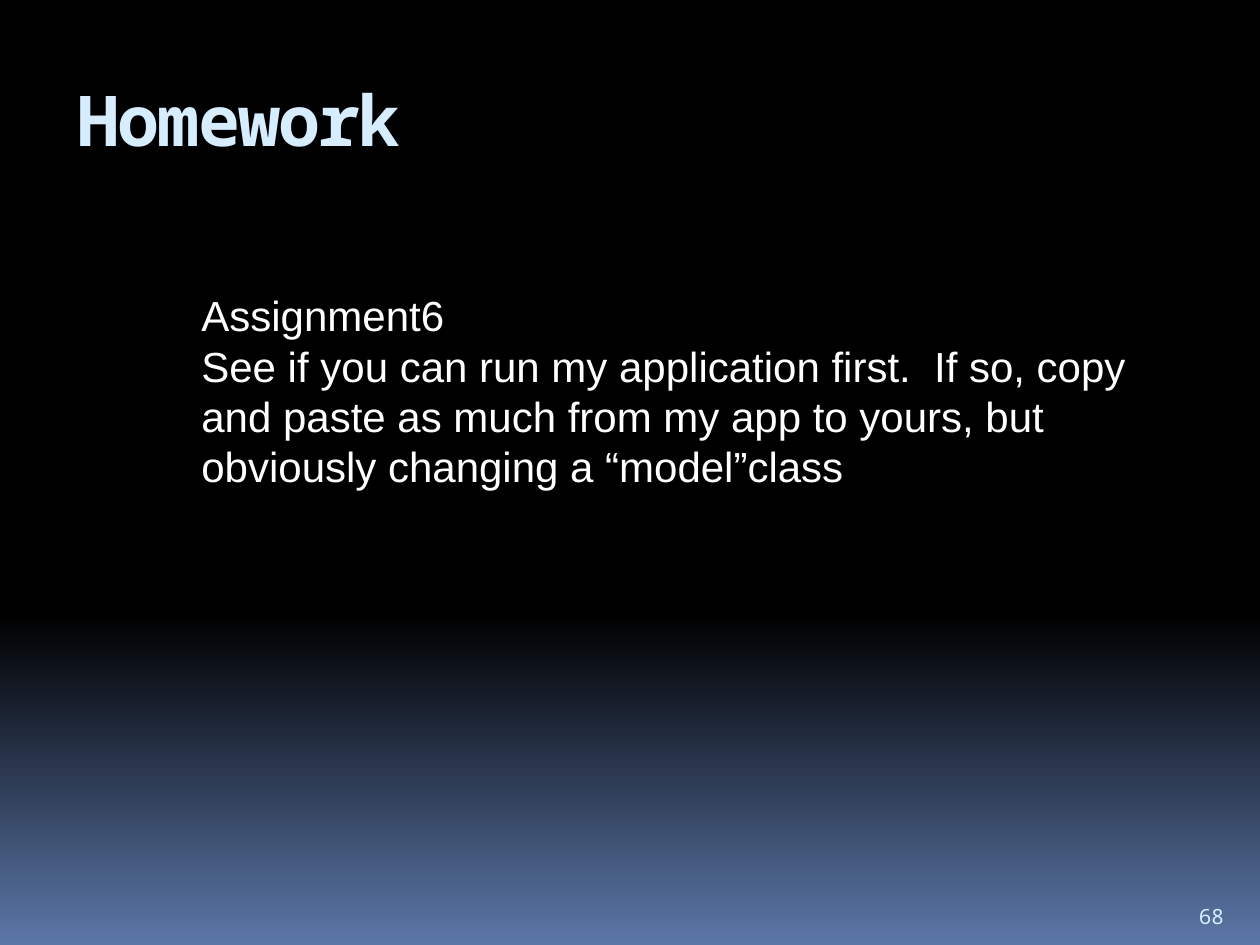
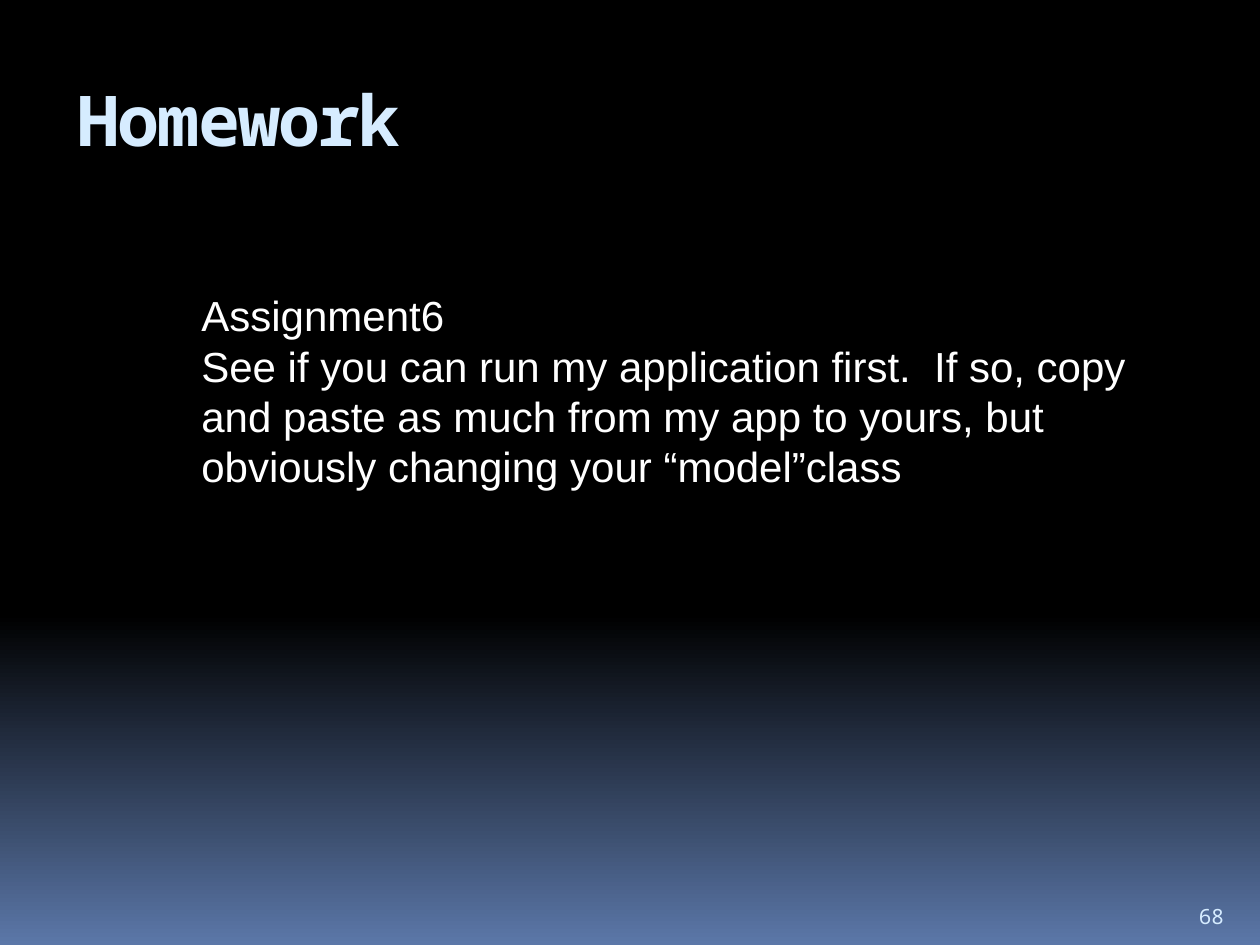
Before and after one commit to hchan/comp2613, a slide deck: slide 68 of coursePresentation.pptx. Drawn at 1260x945 pixels with LibreOffice and Linux fonts; fonts in the diff are those of the drawing. Boxes give left, top, right and bottom in pixels: in the first picture for what was removed or moved away, otherwise in the second. Text is boxed around its words. In the diff, an @@ line names an element or a change of style, - is before the commit and + after.

```diff
--- a/coursePresentation.pptx
+++ b/coursePresentation.pptx
@@ text at [201, 351, 1126, 491]: text changed @@
-See if you can run my application first. If so, copy and paste as much from my app to yours, but obviously changing a “model”class
+See if you can run my application first. If so, copy and paste as much from my app to yours, but obviously changing your “model”class
```
